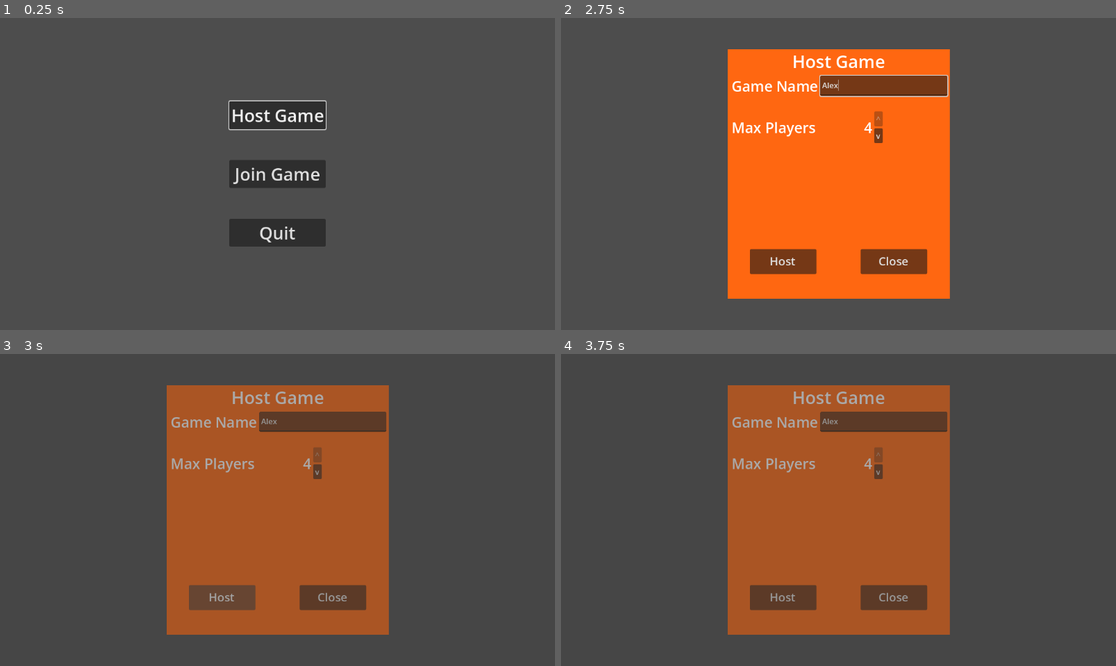
Above: before the commit, frames 1-4 (two rows, left to right).
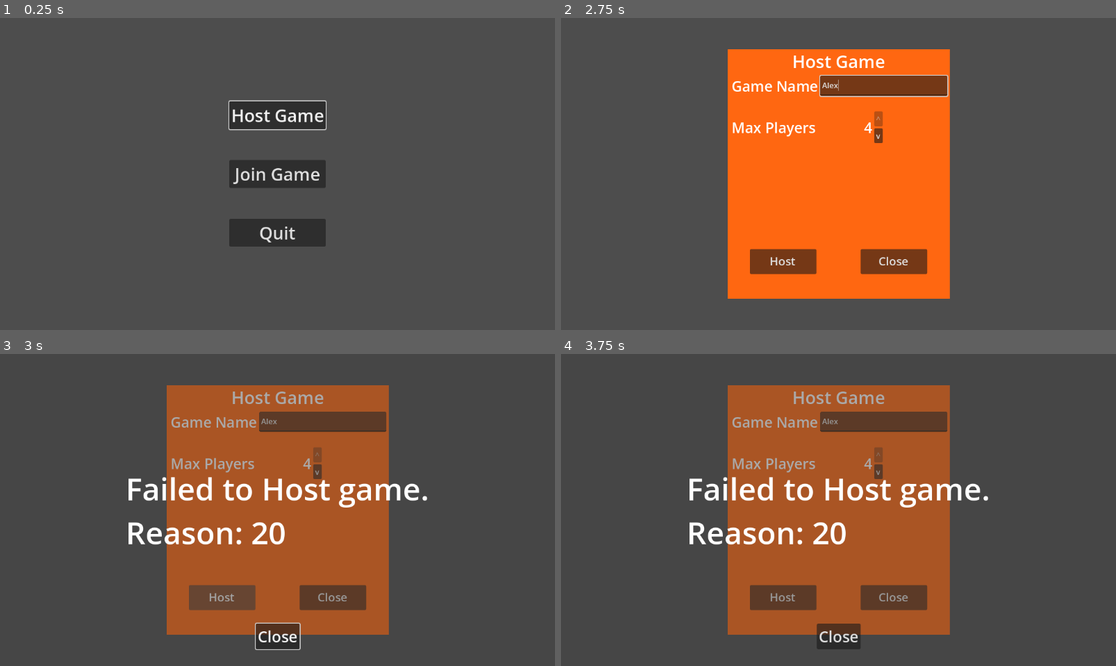
Above: after the commit, the same moments.

Repository: swAAn01/Godot-Multiplayer-Platform
Game: Godot game, scene res://master/game_master.tscn
Same seed, same stepped clock (60 frames per second), same inputs: the game is played once before the commit and once after it.
Inputs (mouse positions are in pixels of both pictures, inside the frame that each line leads up to):
- Up to frame 1 (0.25 s): no input
- Up to frame 2 (2.75 s): click "Host Game" at 0.5 s; click (882, 86) at 1.27 s; type "Alex" at 1.35 s; click "Join Game" at 2 s
- Up to frame 3 (3 s): click "Host" at 2.75 s
- Up to frame 4 (3.75 s): click "v" at 3.5 s

Frames 1-2 are identical in both runs. In frame 3, 3.0% of the frame differs, in the area x 23-77%, y 39-95%; in frame 4, 2.9%.

Commit message:
improve join failure handling

Diff:
--- a/globals/networking/enet_backend.gd
+++ b/globals/networking/enet_backend.gd
@@ -55,7 +55,7 @@
 		multiplayer.set_multiplayer_peer(peer)
 		lobby_joined.emit()
 	else:
-		push_error("Failed to create game host", err)
+		push_error("Failed to create game host: ", str(err))
 		join_lobby_failed.emit(str(err))
 
 
@@ -69,12 +69,11 @@
 		multiplayer.set_multiplayer_peer(peer)
 		lobby_joined.emit()
 	else:
-		push_error("Failed to join game.", err)
+		push_error("Failed to join game.", str(err))
 		join_lobby_failed.emit(str(err))
 
 
 func leave_game() -> void:
-	assert(multiplayer.has_multiplayer_peer())
 	close_peer()
 	search_server.stop()
 
--- a/menus/main_menu.tscn
+++ b/menus/main_menu.tscn
@@ -41,7 +41,7 @@
 theme_override_font_sizes/font_size = 36
 text = "Quit"
 
-[node name="JoiningOverlay" type="ColorRect" parent="." unique_id=945041632]
+[node name="PendingOverlay" type="ColorRect" parent="." unique_id=945041632]
 visible = false
 top_level = true
 layout_mode = 1
@@ -53,7 +53,7 @@
 focus_mode = 1
 color = Color(0.23921569, 0.23921569, 0.23921569, 0.4392157)
 
-[node name="JoiningLabel" type="Label" parent="JoiningOverlay" unique_id=280832995]
+[node name="PendingLabel" type="Label" parent="PendingOverlay" unique_id=280832995]
 visible = false
 layout_mode = 1
 anchors_preset = 8
@@ -70,7 +70,7 @@
 theme_override_font_sizes/font_size = 128
 text = "Joining Game..."
 
-[node name="FailedLabel" type="Label" parent="JoiningOverlay" unique_id=1842562292]
+[node name="FailedLabel" type="Label" parent="PendingOverlay" unique_id=1842562292]
 visible = false
 layout_mode = 1
 anchors_preset = 8
@@ -87,7 +87,7 @@
 theme_override_font_sizes/font_size = 64
 text = "Failed. Reason:"
 
-[node name="FailedButton" type="Button" parent="JoiningOverlay" unique_id=1191714102]
+[node name="FailedButton" type="Button" parent="PendingOverlay" unique_id=1191714102]
 visible = false
 layout_mode = 1
 anchors_preset = 8
@@ -103,66 +103,3 @@
 grow_vertical = 2
 theme_override_font_sizes/font_size = 32
 text = "Close"
-
-[node name="HostingOverlay" type="ColorRect" parent="." unique_id=1832422597]
-visible = false
-top_level = true
-layout_mode = 1
-anchors_preset = 15
-anchor_right = 1.0
-anchor_bottom = 1.0
-grow_horizontal = 2
-grow_vertical = 2
-focus_mode = 1
-color = Color(0.23921569, 0.23921569, 0.23921569, 0.4392157)
-
-[node name="JoiningLabel" type="Label" parent="HostingOverlay" unique_id=1791439859]
-visible = false
-layout_mode = 1
-anchors_preset = 8
-anchor_left = 0.5
-anchor_top = 0.5
-anchor_right = 0.5
-anchor_bottom = 0.5
-offset_left = -20.0
-offset_top = -11.5
-offset_right = 20.0
-offset_bottom = 11.5
-grow_horizontal = 2
-grow_vertical = 2
-theme_override_font_sizes/font_size = 128
-text = "Hosting Game..."
-
-[node name="FailedLabel" type="Label" parent="HostingOverlay" unique_id=431293427]
-visible = false
-layout_mode = 1
-anchors_preset = 8
-anchor_left = 0.5
-anchor_top = 0.5
-anchor_right = 0.5
-anchor_bottom = 0.5
-offset_left = -20.0
-offset_top = -11.5
-offset_right = 20.0
-offset_bottom = 11.5
-grow_horizontal = 2
-grow_vertical = 2
-theme_override_font_sizes/font_size = 64
-text = "Failed to create game."
-
-[node name="FailedButton" type="Button" parent="HostingOverlay" unique_id=498706231]
-visible = false
-layout_mode = 1
-anchors_preset = 8
-anchor_left = 0.5
-anchor_top = 0.5
-anchor_right = 0.5
-anchor_bottom = 0.5
-offset_left = -45.5
-offset_top = 236.42499
-offset_right = 45.5
-offset_bottom = 289.425
-grow_horizontal = 2
-grow_vertical = 2
-theme_override_font_sizes/font_size = 32
-text = "Close"
--- a/menus/scripts/main_menu.gd
+++ b/menus/scripts/main_menu.gd
@@ -10,14 +10,13 @@
 @onready var quit_button: Button = $Buttons/QuitButton
 @onready var host_popup: PackedScene = preload("uid://d0yvjw3bvjxkq")
 @onready var join_popup: PackedScene = preload("uid://bjugfndbiagm1")
-@onready var joining_overlay: ColorRect = $JoiningOverlay
-@onready var joining_label: Label = $JoiningOverlay/JoiningLabel
-@onready var fail_label: Label = $JoiningOverlay/FailedLabel
-@onready var fail_button: Button = $JoiningOverlay/FailedButton
-@onready var hosting_overlay: ColorRect = $HostingOverlay
-@onready var hosting_label: Label = $HostingOverlay/JoiningLabel
-@onready var host_failed_label: Label = $HostingOverlay/FailedLabel
-@onready var host_failed_button: Button = $HostingOverlay/FailedButton
+@onready var pending_overlay: ColorRect = $PendingOverlay
+@onready var pending_label: Label = $PendingOverlay/PendingLabel
+@onready var failed_label: Label = $PendingOverlay/FailedLabel
+@onready var failed_button: Button = $PendingOverlay/FailedButton
+
+
+signal lobby_failure(reason: String)
 
 
 func _ready() -> void:
@@ -26,10 +25,9 @@
 	host_button.pressed.connect(_on_host_button_pressed)
 	join_button.pressed.connect(_on_join_button_pressed)
 	quit_button.pressed.connect(func() -> void: get_tree().quit())
-	fail_button.pressed.connect(_on_fail_button_pressed)
-	host_failed_button.pressed.connect(func() -> void: hosting_overlay.hide())
+	failed_button.pressed.connect(_on_failed_button_pressed)
 	MultiplayerService.joining_lobby.connect(_on_joining_lobby)
-	MultiplayerService.join_lobby_failed.connect(_on_join_failed)
+	MultiplayerService.join_lobby_failed.connect(lobby_failure.emit)
 	MultiplayerService.creating_lobby.connect(_on_creating_lobby)
 	if not MultiplayerService.kick_reason.is_empty():
 		_show_kick_reason(MultiplayerService.kick_reason)
@@ -46,47 +44,57 @@
 
 
 func _on_joining_lobby() -> void:
-	joining_overlay.show()
-	joining_label.show()
-	joining_overlay.grab_focus()
-	fail_label.hide()
-	fail_button.hide()
-	await get_tree().create_timer(TIMEOUT_DUR).timeout
-	push_error("Timed out while trying to join game.")
-	_on_join_failed("Timed out.")
+	var reason := await _show_overlay("Joining Game...")
+	push_error("Failed to Join game. Reason: %s" % reason)
+	_on_lobby_failure("Join", reason)
 
 
 func _on_creating_lobby() -> void:
-	hosting_overlay.show()
-	hosting_overlay.show()
-	hosting_overlay.grab_focus()
-	host_failed_label.hide()
-	host_failed_button.hide()
-	await get_tree().create_timer(TIMEOUT_DUR).timeout
-	MultiplayerService.leave_game()
-	hosting_label.hide()
-	host_failed_label.show()
-	host_failed_button.show()
+	var reason := await _show_overlay("Hosting Game...")
+	push_error("Failed to Host game. Reason: %s" % reason)
+	_on_lobby_failure("Host" , reason)
 
 
-func _on_join_failed(reason: String) -> void:
-	MultiplayerService.leave_game()
-	joining_label.hide()
-	fail_label.text = "Failed to join game. Reason: %s" % reason
-	fail_label.show()
-	fail_button.show()
-	fail_button.grab_focus()
+func _on_lobby_failure(cj: String, reason: String) -> void:
+	pending_label.hide()
+	failed_label.text = "Failed to %s game.\nReason: %s" % [cj, reason]
+	failed_label.show()
+	failed_button.show()
+	failed_button.grab_focus()
 
 
-func _on_fail_button_pressed() -> void:
-	joining_overlay.hide()
+func _on_failed_button_pressed() -> void:
+	pending_overlay.hide()
 	host_button.grab_focus()
 
 
 func _show_kick_reason(reason: String) -> void:
-	joining_overlay.show()
-	joining_label.hide()
-	fail_label.text = reason
-	fail_label.show()
-	fail_button.show()
-	fail_button.grab_focus()
+	pending_overlay.show()
+	pending_label.hide()
+	failed_label.text = reason
+	failed_label.show()
+	failed_button.show()
+	failed_button.grab_focus()
+
+
+## Displays the overlay when attempting to host or join a game.
+## This serves 2 purposes: disabling all of the on-screen buttons,
+## and giving the player some visual feedback while they wait.
+func _show_overlay(text: String) -> String:
+	pending_label.text = text
+	pending_overlay.show()
+	pending_label.show()
+	pending_overlay.grab_focus()
+	failed_label.hide()
+	failed_button.hide()
+	_start_countdown()
+	var reason: String = await lobby_failure
+	return reason
+
+
+## Does a countdown for [constant TIMEOUT_DUR] seconds, then emits [signal lobby_failure].
+## It's not a problem if this triggers after a different failure since that will have already
+## been handled.
+func _start_countdown() -> void:
+	await get_tree().create_timer(TIMEOUT_DUR).timeout
+	lobby_failure.emit("Timed out.")
